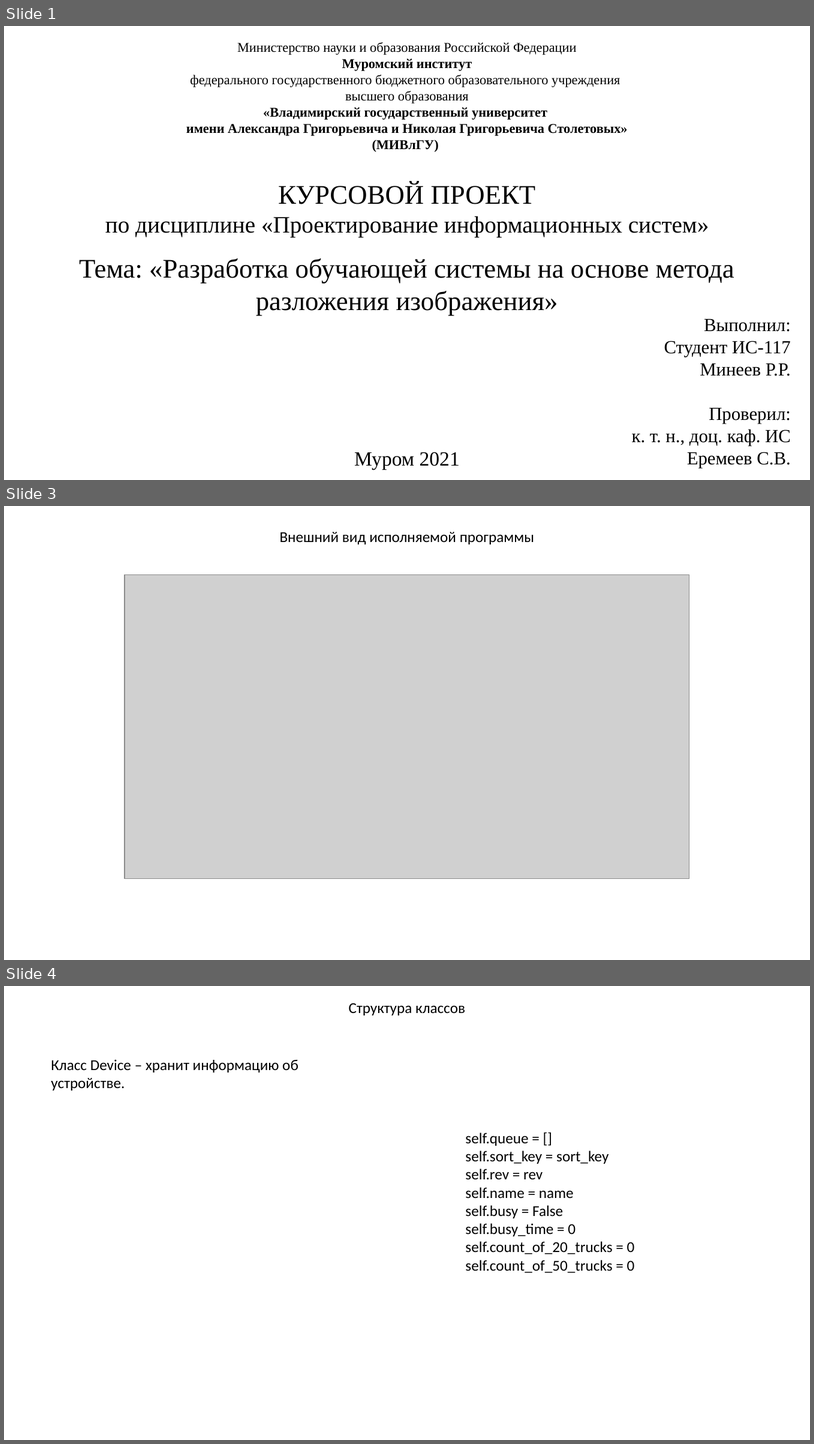
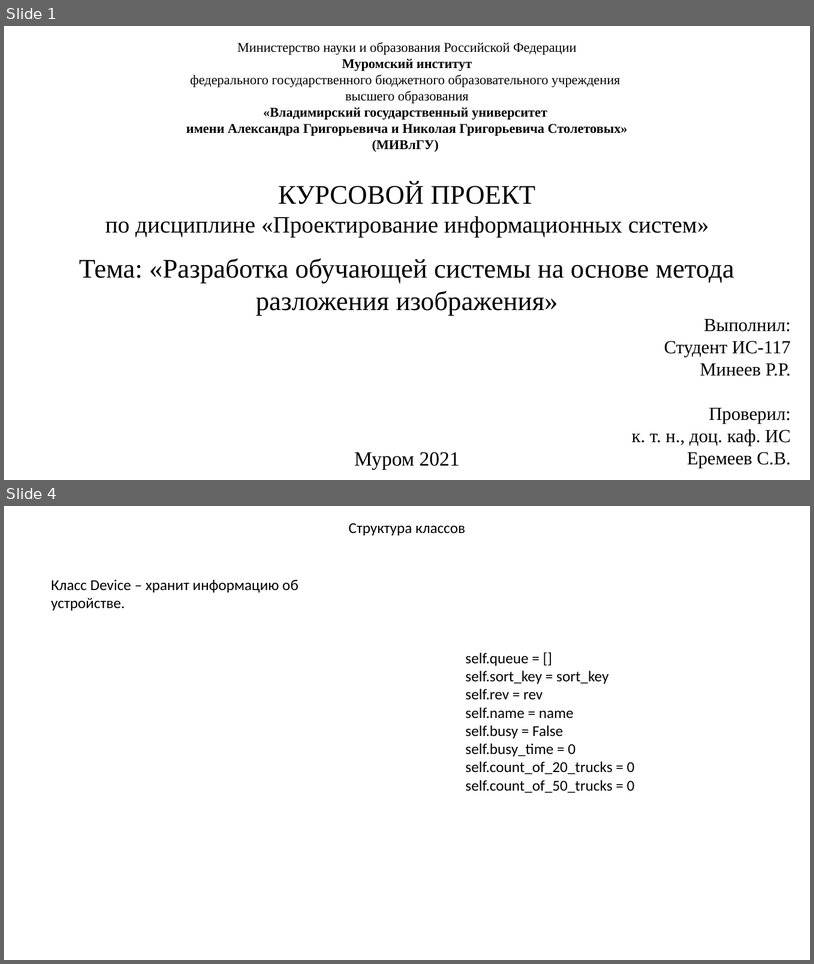
Before and after one commit to KanVull/Kursach-8Sem, a slide deck: Презентация.pptx. Shown one above the other, each under a label of ours: slides 1, 3 and 4 before the commit, slides 1 and 4 after it; the slides between them are not shown. The pictures are 814x1444 and 814x964 pixels, drawn with LibreOffice and Linux fonts; fonts in the diff are those of the drawing; grey boxes stand for pictures. Boxes give left, top, right and bottom in pixels: in the first picture for what was removed or moved away, otherwise in the second. Text is boxed around its words. In the diff, an @@ line names an element or a change of style, - is before the commit and + after.

```diff
--- a/Презентация.pptx
+++ b/Презентация.pptx
@@ slide 3 removed at (4,506,810,960), background #FFFFFF @@
@@ text removed at (280,532,534,544) @@
-Внешний вид исполняемой программы
@@ picture removed at (125,575,690,879) @@
```
Also in this commit, not shown: 1 slide changed, 1 slide added, 2 other files.
